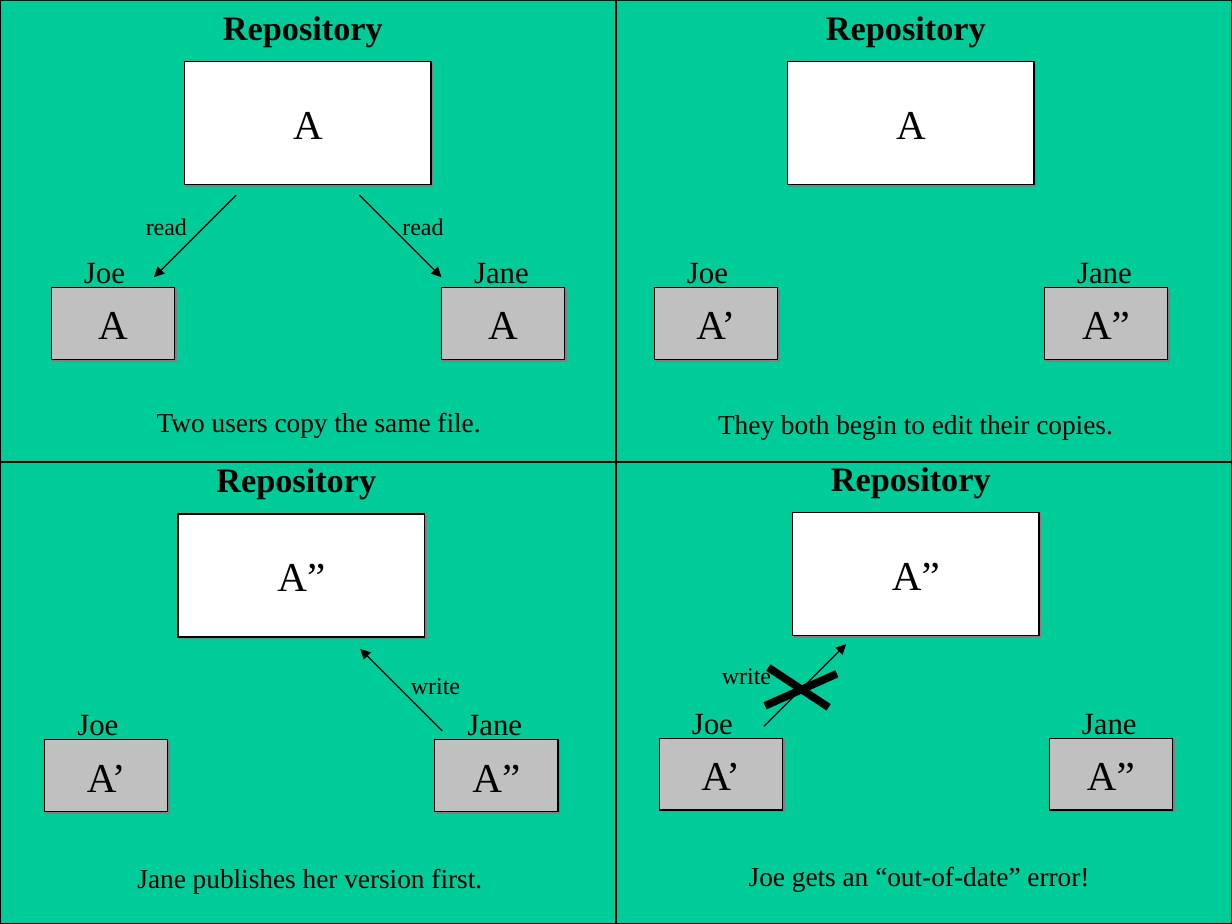
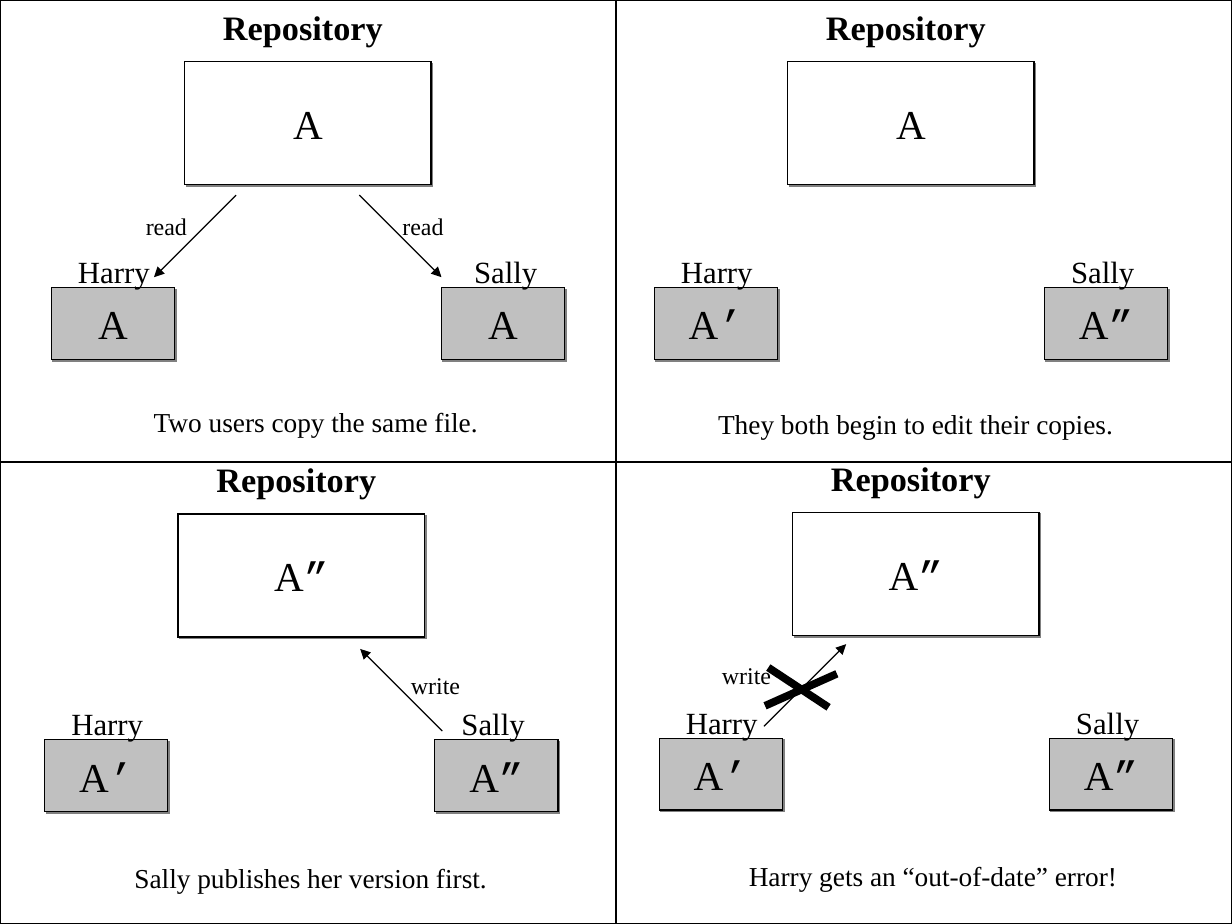
Before and after one commit to Aleksej97/source, a slide deck: slide 4 of src/book/book/images/VersioningModels.ppt. Drawn at 1232x924 pixels with LibreOffice and Linux fonts; fonts in the diff are those of the drawing. Boxes give left, top, right and bottom in pixels: in the first picture for what was removed or moved away, otherwise in the second. Text is boxed around its words. In the diff, an @@ line names an element or a change of style, - is before the commit and + after.

```diff
--- a/src/book/book/images/VersioningModels.ppt
+++ b/src/book/book/images/VersioningModels.ppt
@@ text at (x1=78, y1=262, x2=150, y2=289): text changed @@
-Joe
+Harry
@@ text at (x1=474, y1=261, x2=537, y2=289): text changed @@
-Jane
+Sally
@@ text at (x1=681, y1=262, x2=753, y2=289): text changed @@
-Joe
+Harry
@@ text at (x1=1071, y1=261, x2=1134, y2=289): text changed @@
-Jane
+Sally
@@ fill #00CC99 to none in 4 elements at (x1=0, y1=0, x2=616, y2=462), (x1=616, y1=0, x2=1232, y2=462), (x1=0, y1=462, x2=616, y2=924), (x1=616, y1=462, x2=1232, y2=924) @@
@@ text at (x1=71, y1=714, x2=143, y2=741): text changed @@
-Joe
+Harry
@@ text at (x1=461, y1=713, x2=524, y2=741): text changed @@
-Jane
+Sally
@@ text at (x1=686, y1=713, x2=758, y2=740): text changed @@
-Joe
+Harry
@@ text at (x1=1076, y1=712, x2=1139, y2=740): text changed @@
-Jane
+Sally
@@ font Times New Roman to Courier New in "A’" in 3 elements at (x1=654, y1=287, x2=777, y2=359), (x1=44, y1=740, x2=168, y2=812), (x1=659, y1=738, x2=782, y2=809) @@
@@ font Times New Roman to Courier New in "A”" in 5 elements at (x1=1045, y1=287, x2=1168, y2=359), (x1=179, y1=514, x2=425, y2=637), (x1=435, y1=740, x2=558, y2=812), (x1=792, y1=513, x2=1039, y2=636), (x1=1050, y1=738, x2=1173, y2=809) @@
@@ text at (x1=134, y1=868, x2=487, y2=893): text changed @@
-Jane publishes her version first.
+Sally publishes her version first.
@@ text at (x1=749, y1=866, x2=1117, y2=891): text changed @@
-Joe gets an “out-of-date” error!
+Harry gets an “out-of-date” error!
```
Also in this commit, not shown: 6 other slides changed, 14 other files.
